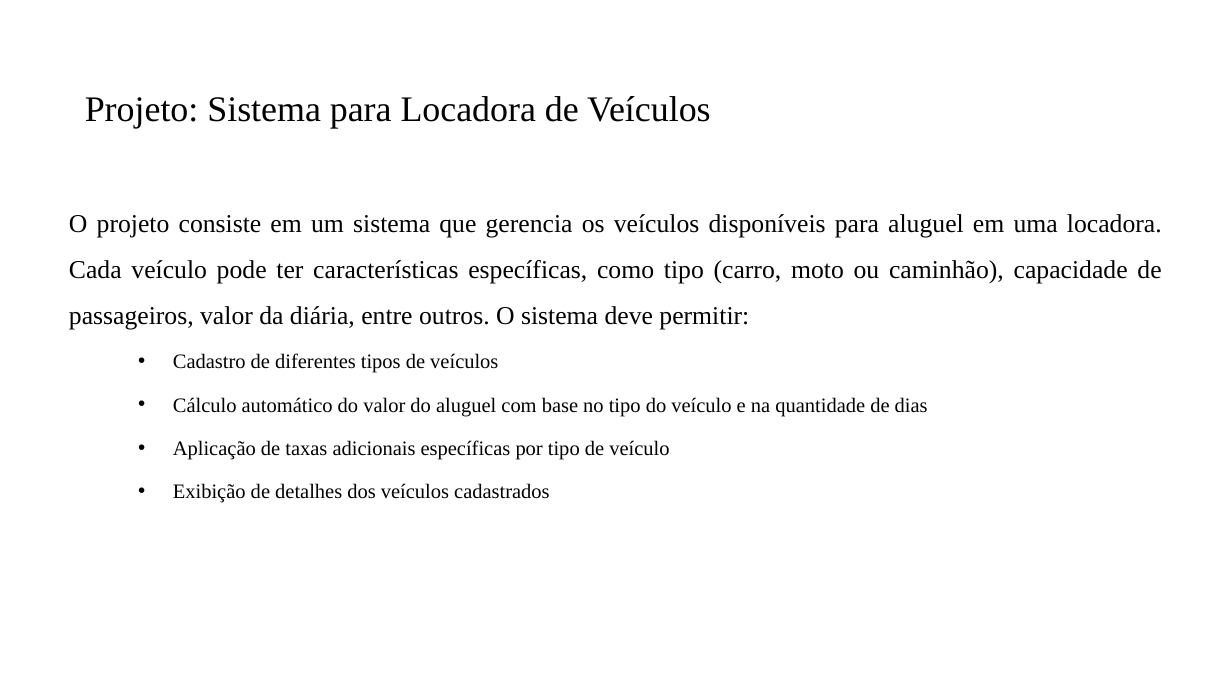
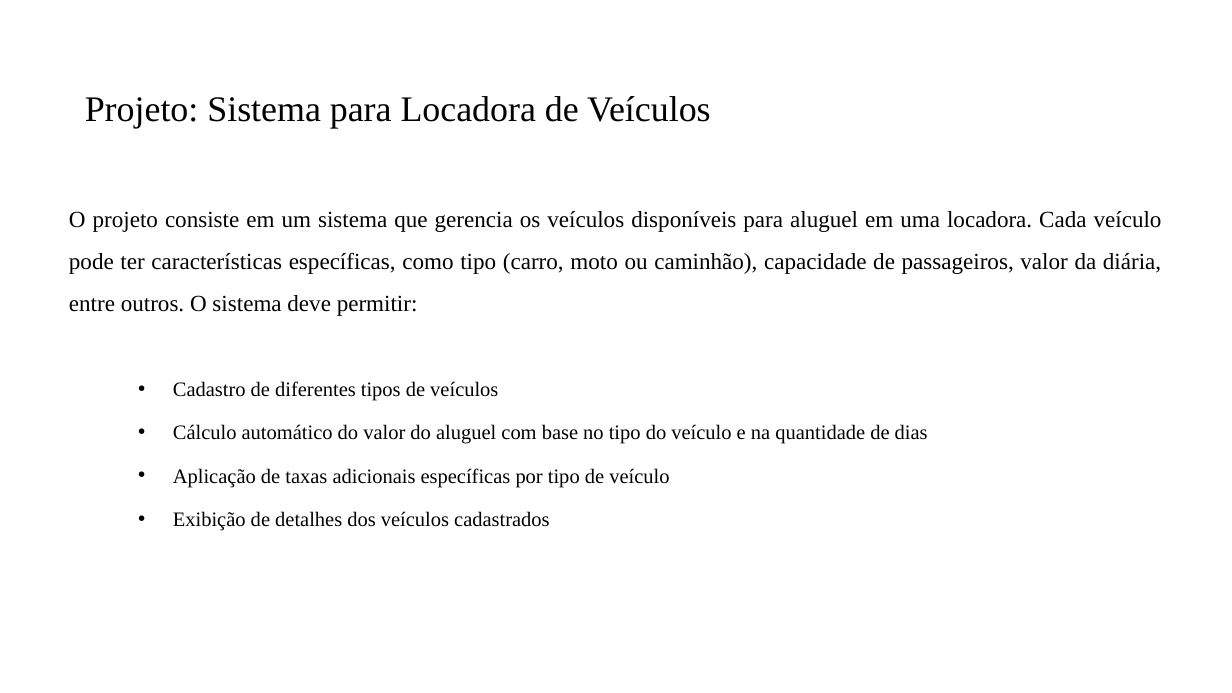
Before and after one commit to PedroMiho/UMC, a slide deck: slide 14 of ads/projeto-software-seguranca-informacao/2026/projeto-software/Aula07-HerançaPolimorfismo/Herança e Porlimosfismo.pptx (slide 12 before the commit). Drawn at 1232x693 pixels with LibreOffice and Linux fonts; fonts in the diff are those of the drawing; background and template pictures are left out. Boxes give left, top, right and bottom in pixels: in the first picture for what was removed or moved away, otherwise in the second. Text is boxed around its words. In the diff, an @@ line names an element or a change of style, - is before the commit and + after.

```diff
--- a/ads/projeto-software-seguranca-informacao/2026/projeto-software/Aula07-HerançaPolimorfismo/Herança e Porlimosfismo.pptx
+++ b/ads/projeto-software-seguranca-informacao/2026/projeto-software/Aula07-HerançaPolimorfismo/Herança e Porlimosfismo.pptx
@@ text at <box>69,211,1162,316</box>: size 20 to 18 pt in "O projeto consiste em um sistema que ..." @@
```
Also in this commit, not shown: 2 slides added, 7 other files.
